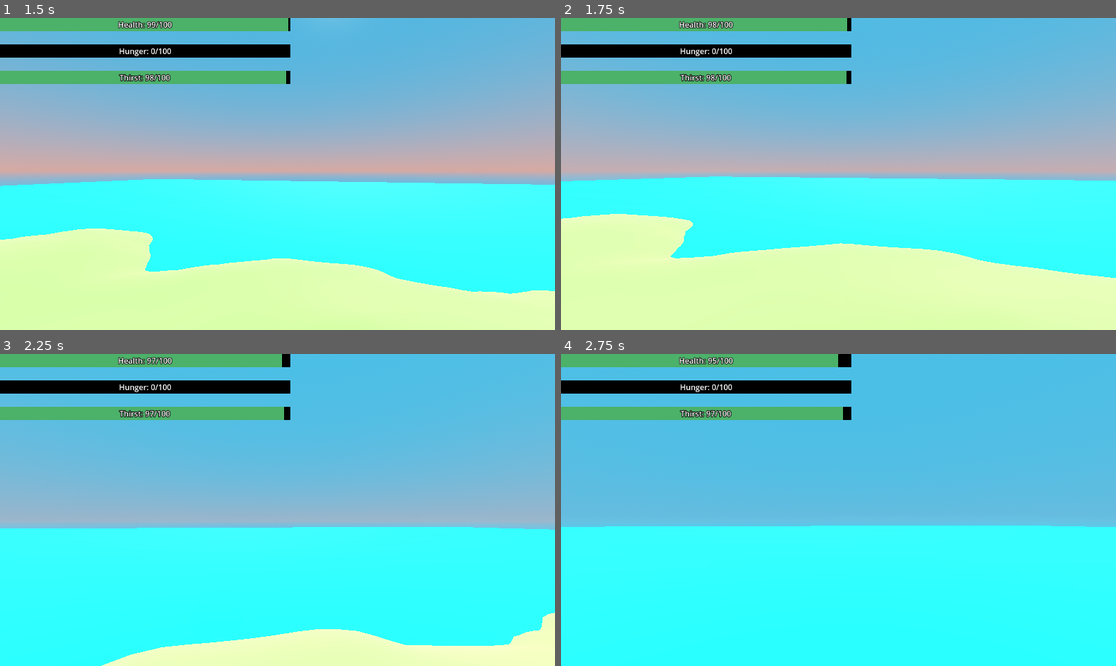
Above: before the commit, frames 1-4 (two rows, left to right).
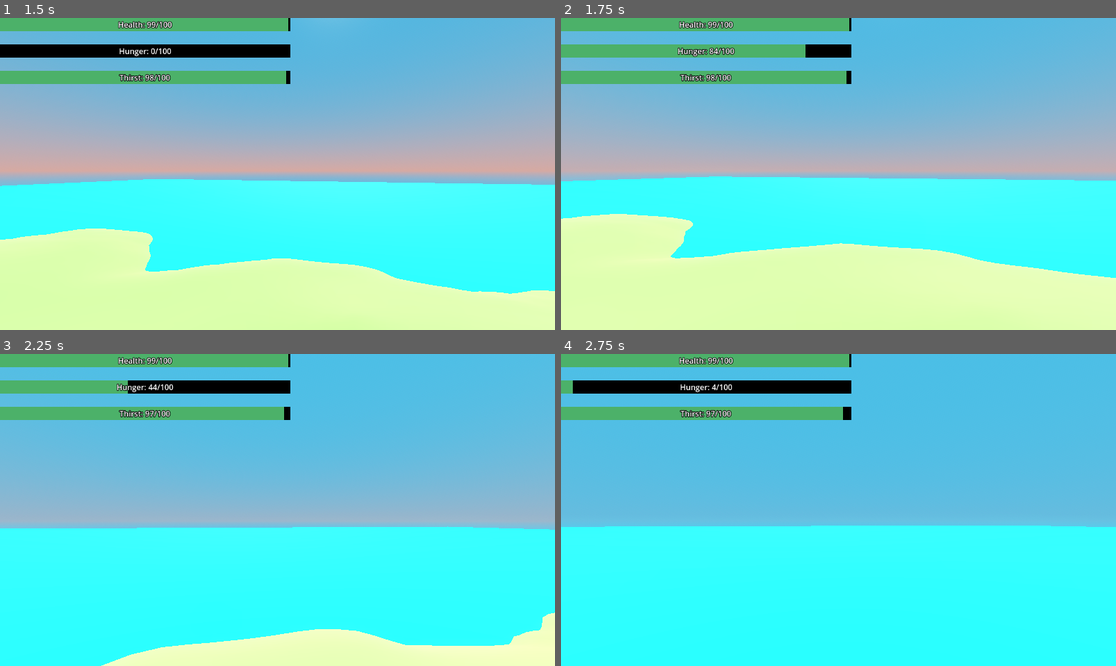
Above: after the commit, the same moments.

Repository: jalvarez2016/SurvivalGameDemo
Game: Godot game, scene res://GameScene.tscn
Same seed, same stepped clock (60 frames per second), same inputs: the game is played once before the commit and once after it. The project has no main scene, so this scene is started directly.
Inputs (mouse positions are in pixels of both pictures, inside the frame that each line leads up to):
- Up to frame 1 (1.5 s): move the mouse to (305, 174) at 0.52 s; hold W (forward) from 0.53 s (still down); tap Space (jump) at 0.77 s; move the mouse to (249, 174) at 1.27 s
- Up to frame 2 (1.75 s): keep holding W (forward); tap Space (jump) at 1.52 s
- Up to frame 3 (2.25 s): keep holding W (forward); move the mouse to (288, 503) at 2.02 s
- Up to frame 4 (2.75 s): keep holding W (forward)

Frame 1 is identical in both runs. In frame 2, 1.9% of the frame differs, in the area x 0-52%, y 0-13%; in frame 3, 1.1%; in frame 4, 0.2%.

Commit message:
update hunger bar

Diff:
--- a/Player.gd
+++ b/Player.gd
@@ -41,7 +41,5 @@
 
 func _on_get_food_area_entered(area):
 	if area.is_in_group("apple"):
-		#area.queue_free()
 		area.get_parent().queue_free()
-		$PlayerNeeds/Hunger/NeedBar.value += 100
-	pass # Replace with function body.
+		$PlayerNeeds.eat(100)
